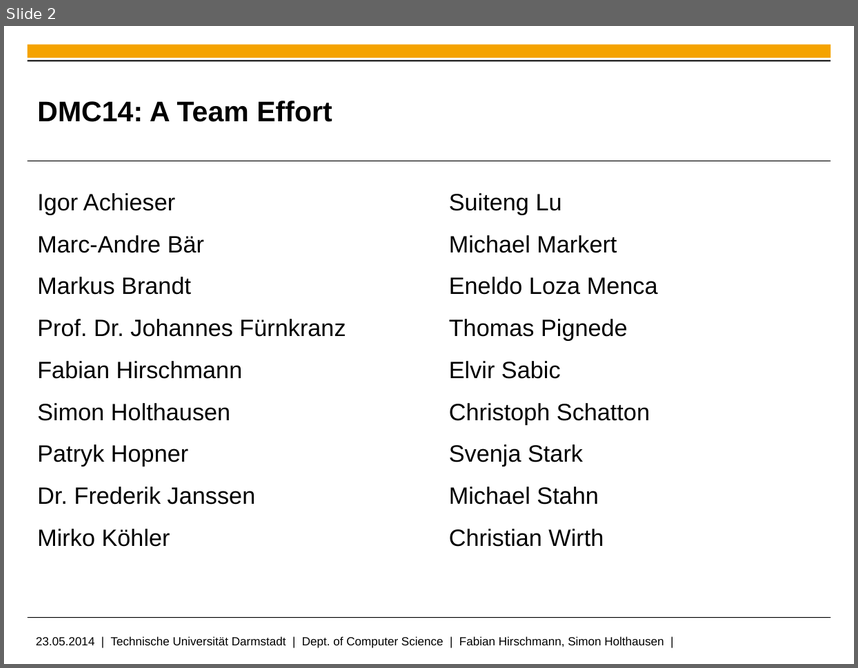
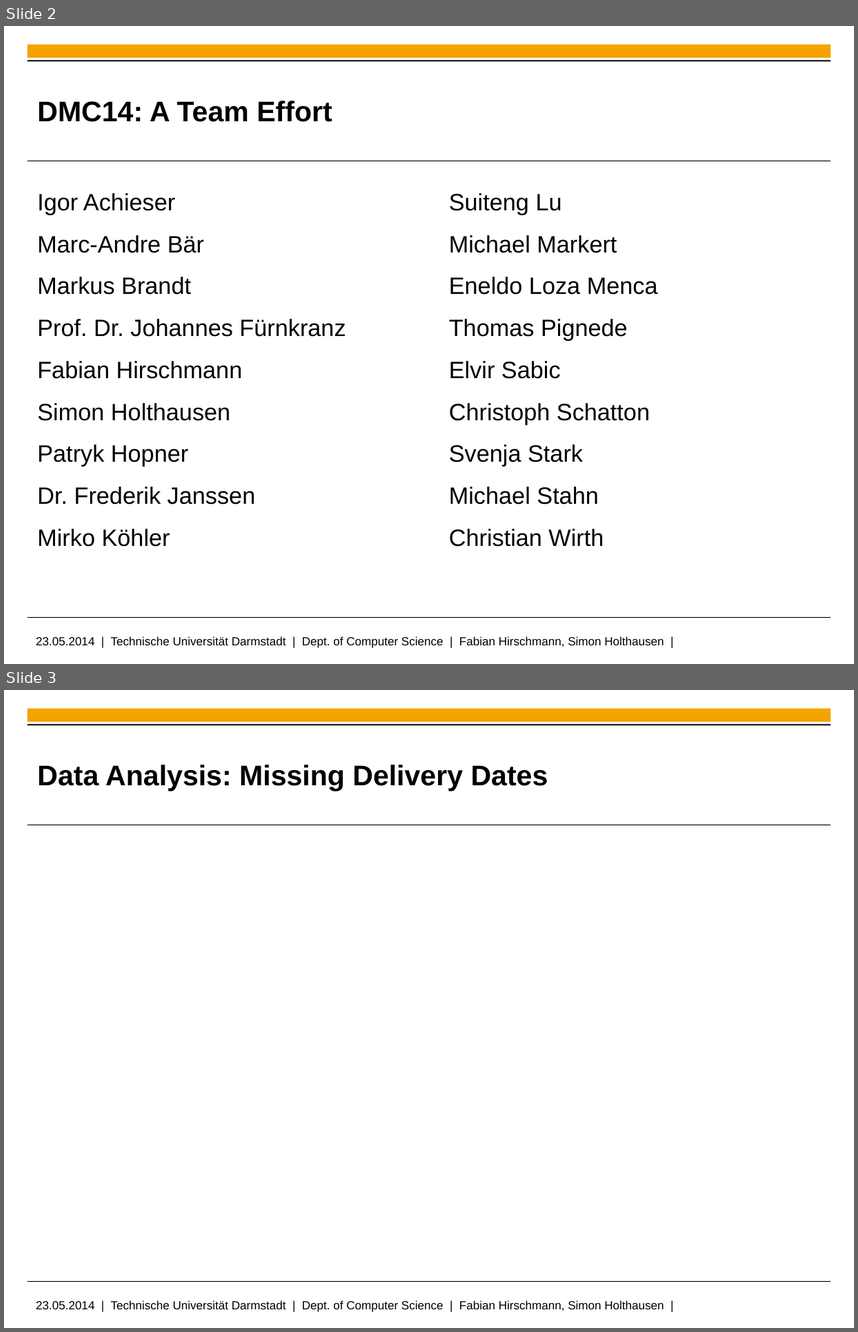
Before and after one commit to fhirschmann/ml_dmc2014, a slide deck: doc/pres-prudsys.pptx. Shown one above the other, each under a label of ours: slide 2 before the commit, slides 2 and 3 after it. The pictures are 858x668 and 858x1332 pixels, drawn with LibreOffice and Linux fonts; fonts in the diff are those of the drawing; background and template pictures are left out. Boxes give left, top, right and bottom in pixels: in the first picture for what was removed or moved away, otherwise in the second. Text is boxed around its words. In the diff, an @@ line names an element or a change of style, - is before the commit and + after.

```diff
--- a/doc/pres-prudsys.pptx
+++ b/doc/pres-prudsys.pptx
@@ slide 3 added at (x1=4, y1=690, x2=854, y2=1328), background #FFFFFF; not listed: 5 template elements that a slide beside it also shows @@
@@ title added at (x1=37, y1=765, x2=548, y2=791), 24 pt, text #000000, bold @@
+Data Analysis: Missing Delivery Dates
```
Also in this commit, not shown: 2 other slides added.
